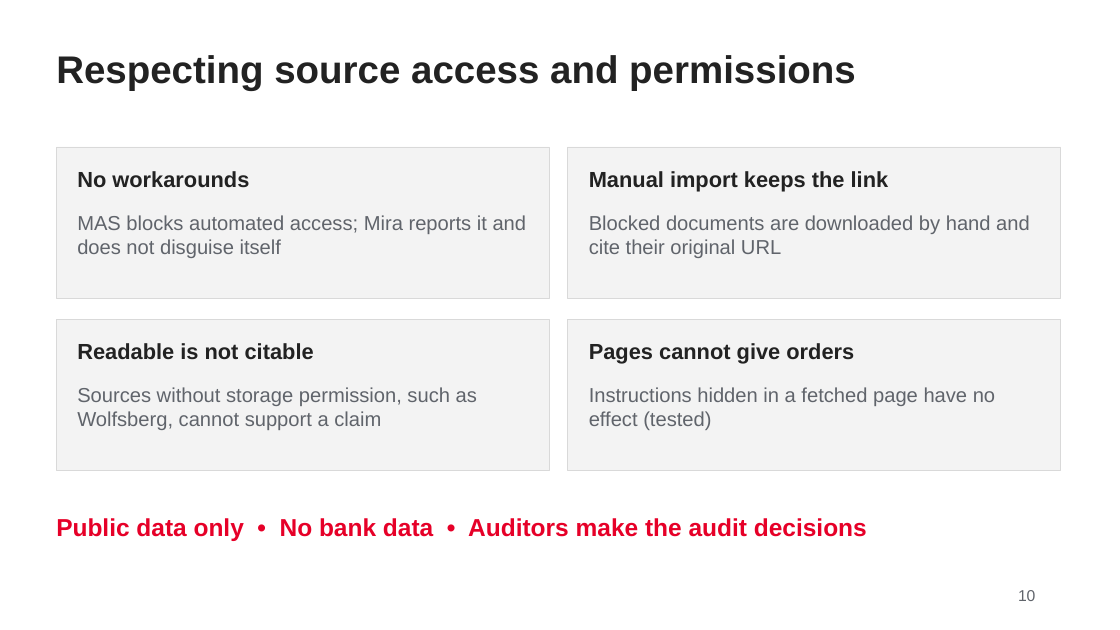
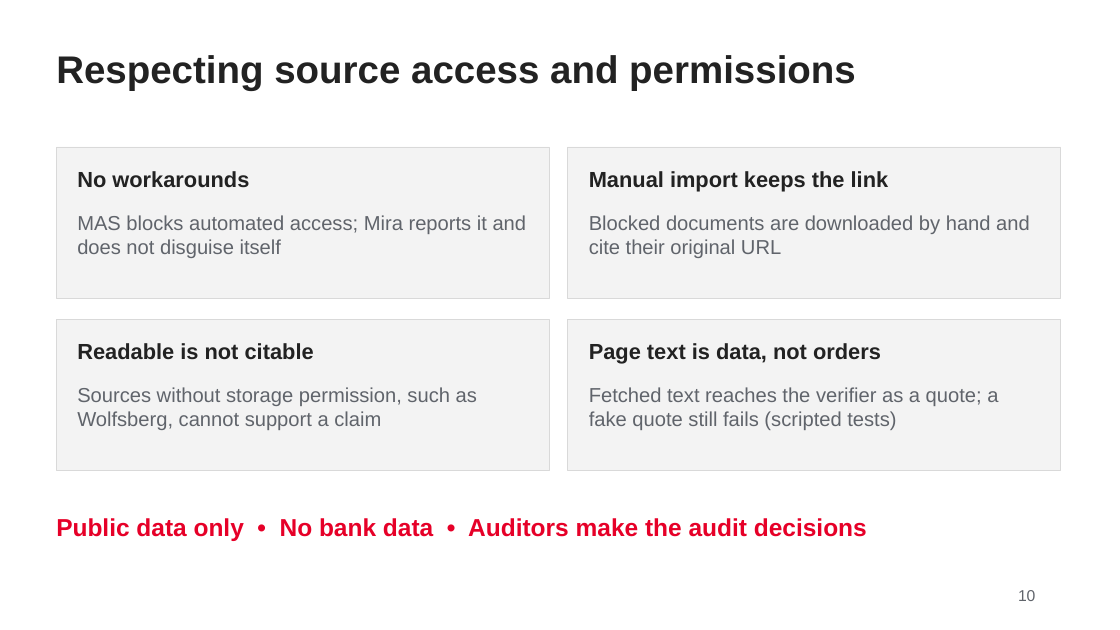
Before and after one commit to Neonat/mira, a slide deck: slide 10 of slides/Mira_DBS_Presentation_v2.pptx. Drawn at 1120x630 pixels with LibreOffice and Linux fonts; fonts in the diff are those of the drawing. Boxes give left, top, right and bottom in pixels: in the first picture for what was removed or moved away, otherwise in the second. Text is boxed around its words. In the diff, an @@ line names an element or a change of style, - is before the commit and + after.

```diff
--- a/slides/Mira_DBS_Presentation_v2.pptx
+++ b/slides/Mira_DBS_Presentation_v2.pptx
@@ text at (589,343,881,364): text changed @@
-Pages cannot give orders
+Page text is data, not orders
@@ text at (589,387,998,430): text changed @@
-Instructions hidden in a fetched page have no effect (tested)
+Fetched text reaches the verifier as a quote; a fake quote still fails (scripted tests)
```
Also in this commit, not shown: 4 other slides changed.
